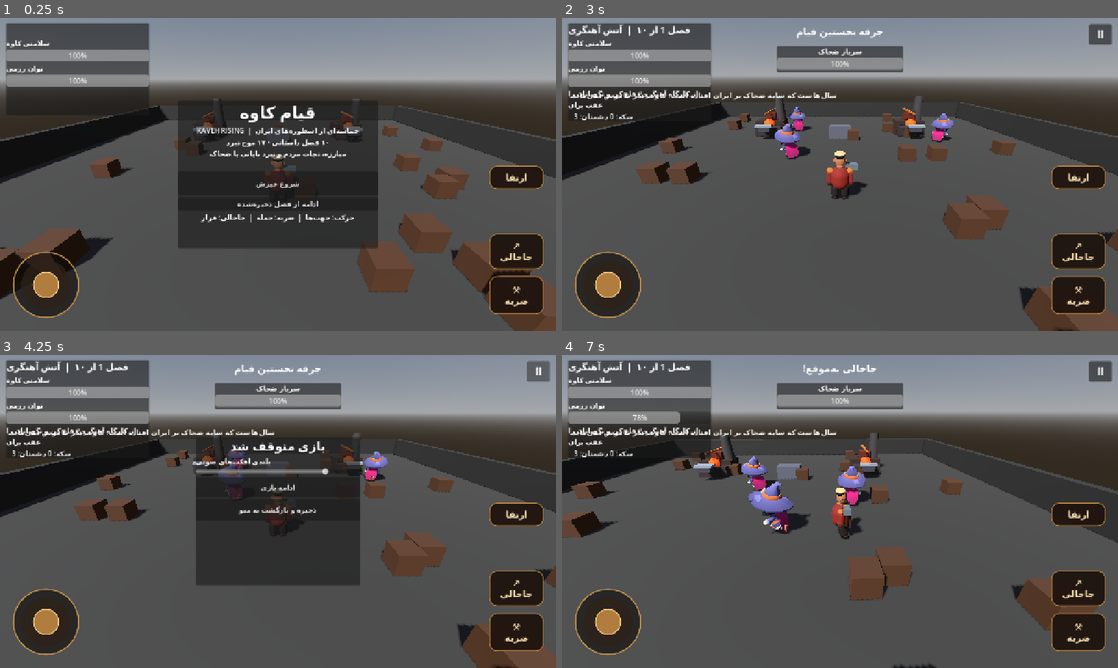
Above: before the commit, frames 1-4 (two rows, left to right).
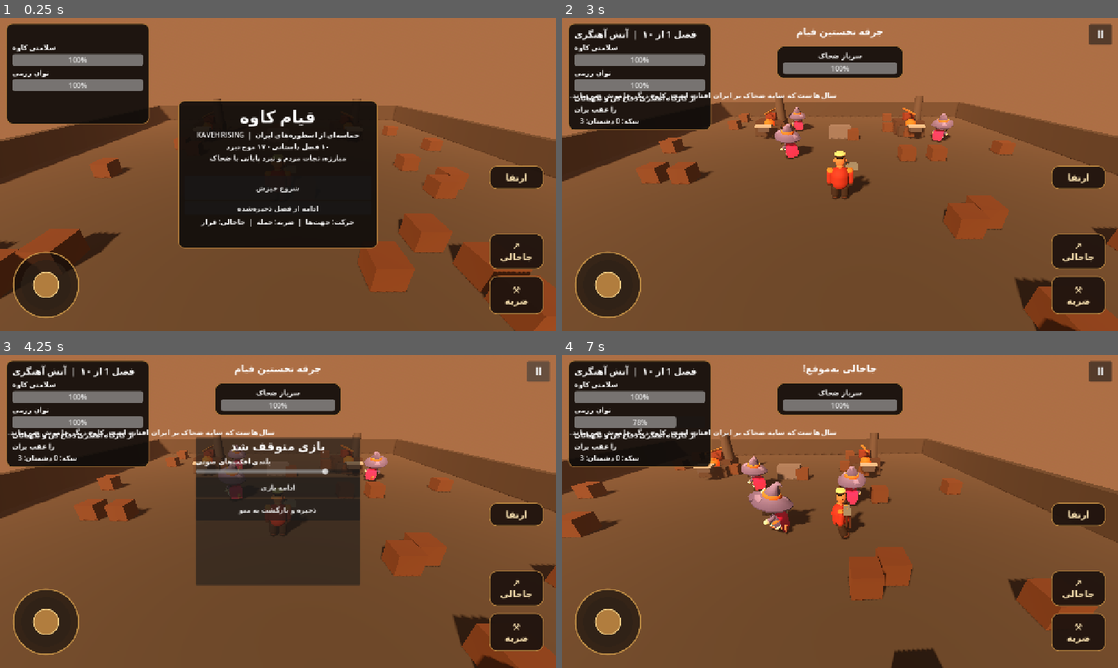
Above: after the commit, the same moments.

Repository: iman2pyman/Kaveh-Rising
Game: Godot game, scene res://Main.tscn
The game is run twice, just before and just after one commit, with the same random seed, the same clock (stepped at 60 frames per second) and the same inputs.
Inputs (mouse positions are in pixels of both pictures, inside the frame that each line leads up to):
- Up to frame 1 (0.25 s): no input
- Up to frame 2 (3 s): click "⚒ ضربه" at 0.5 s; click "↗ جاخالی" at 1.25 s; click "ارتقا" at 2 s; click "شروع خیزش" at 2.75 s
- Up to frame 3 (4.25 s): click "Ⅱ" at 3.5 s
- Up to frame 4 (7 s): click "ادامه بازی" at 4.25 s; tap Enter at 5 s; drag from (606, 621) to (895, 442) at 5.02 s; drag from (728, 527) to (812, 574) at 5.77 s; move the mouse to (895, 442) at 6.52 s; hold D from 6.53 s (still down); tap Shift at 6.6 s

The runs differ from the first frame. In frame 1, 87% of the frame differs, in the area x 0-100%, y 0-100%; in frame 2, 92%; in frame 3, 80%; in frame 4, 92%.

Commit message:
Apply cinematic Persian lighting and cohesive gold-trimmed game panels

Diff:
--- a/GodotProject/scripts/game.gd
+++ b/GodotProject/scripts/game.gd
@@ -142,16 +142,28 @@
 	var env := Environment.new()
 	env.background_mode = Environment.BG_SKY
 	env.sky = Sky.new()
-	env.sky.sky_material = ProceduralSkyMaterial.new()
+	var sky_material := ProceduralSkyMaterial.new()
+	sky_material.sky_top_color = Color(0.075,0.105,0.18)
+	sky_material.sky_horizon_color = Color(0.72,0.39,0.22)
+	sky_material.ground_bottom_color = Color(0.10,0.075,0.06)
+	sky_material.ground_horizon_color = Color(0.36,0.22,0.13)
+	sky_material.sun_angle_max = 18.0
+	env.sky.sky_material = sky_material
 	env.ambient_light_source = Environment.AMBIENT_SOURCE_COLOR
-	env.ambient_light_color = Color(0.48, 0.51, 0.60)
-	env.ambient_light_energy = 0.8
+	env.ambient_light_color = Color(0.62,0.48,0.34)
+	env.ambient_light_energy = 0.78
+	env.tonemap_mode = Environment.TONE_MAPPER_FILMIC
+	env.fog_enabled = true
+	env.fog_light_color = Color(0.54,0.34,0.22)
+	env.fog_density = 0.006
 	we.environment = env
 	add_child(we)
 	var sun := DirectionalLight3D.new()
-	sun.rotation_degrees = Vector3(-48, -32, 0)
-	sun.light_energy = 1.15
+	sun.rotation_degrees = Vector3(-38,-28,0)
+	sun.light_color = Color(1.0,0.79,0.57)
+	sun.light_energy = 1.35
 	sun.shadow_enabled = true
+	sun.directional_shadow_max_distance = 55.0
 	add_child(sun)
 	arena = Node3D.new()
 	arena.name = "Arena"
@@ -717,6 +729,7 @@
 	var top := PanelContainer.new()
 	top.position = Vector2(14,12)
 	top.custom_minimum_size = Vector2(330,145)
+	_style_panel(top)
 	hud.add_child(top)
 	var vbox := VBoxContainer.new()
 	top.add_child(vbox)
@@ -752,6 +765,7 @@
 	target_panel.set_anchors_preset(Control.PRESET_CENTER_TOP)
 	target_panel.position = Vector2(-145,65)
 	target_panel.custom_minimum_size = Vector2(290,60)
+	_style_panel(target_panel)
 	hud.add_child(target_panel)
 	var target_box := VBoxContainer.new()
 	target_panel.add_child(target_box)
@@ -766,7 +780,21 @@
 	title_panel.set_anchors_preset(Control.PRESET_CENTER)
 	title_panel.position = Vector2(-230,-170)
 	title_panel.custom_minimum_size = Vector2(460,340)
+	_style_panel(title_panel)
 	hud.add_child(title_panel)
+
+
+func _style_panel(panel: PanelContainer) -> void:
+	var style := StyleBoxFlat.new()
+	style.bg_color = Color(0.055,0.045,0.04,0.90)
+	style.border_color = Color(0.66,0.46,0.22,0.98)
+	style.set_border_width_all(2)
+	style.set_corner_radius_all(14)
+	style.content_margin_left = 14
+	style.content_margin_right = 14
+	style.content_margin_top = 10
+	style.content_margin_bottom = 10
+	panel.add_theme_stylebox_override("panel",style)
 
 func _bar(parent: VBoxContainer, caption: String, maximum: float, value: float) -> ProgressBar:
 	var group := VBoxContainer.new()
